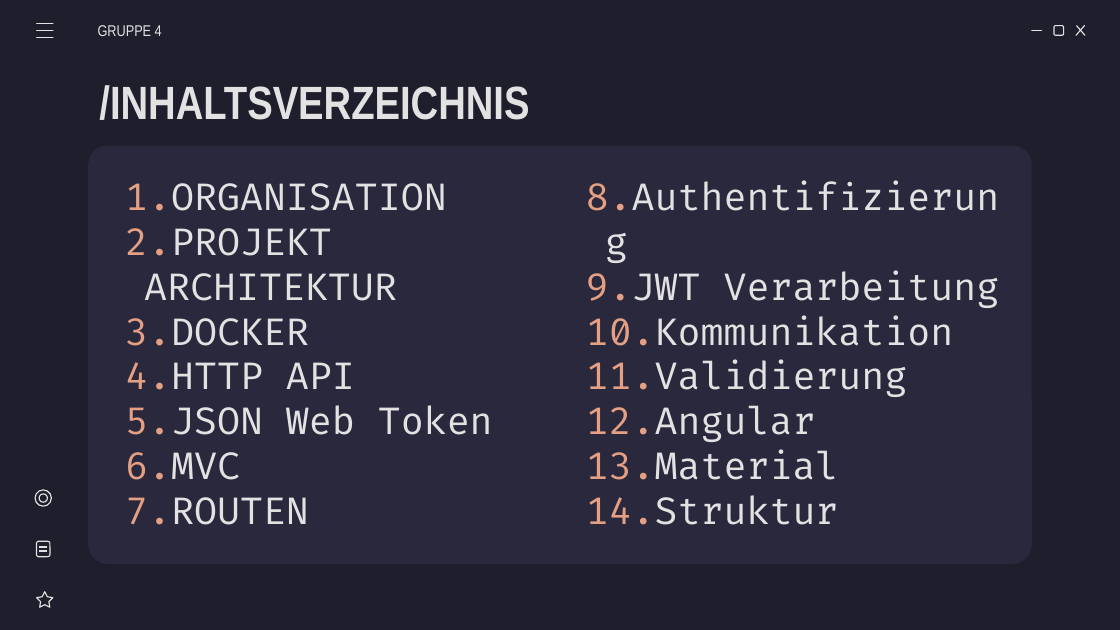
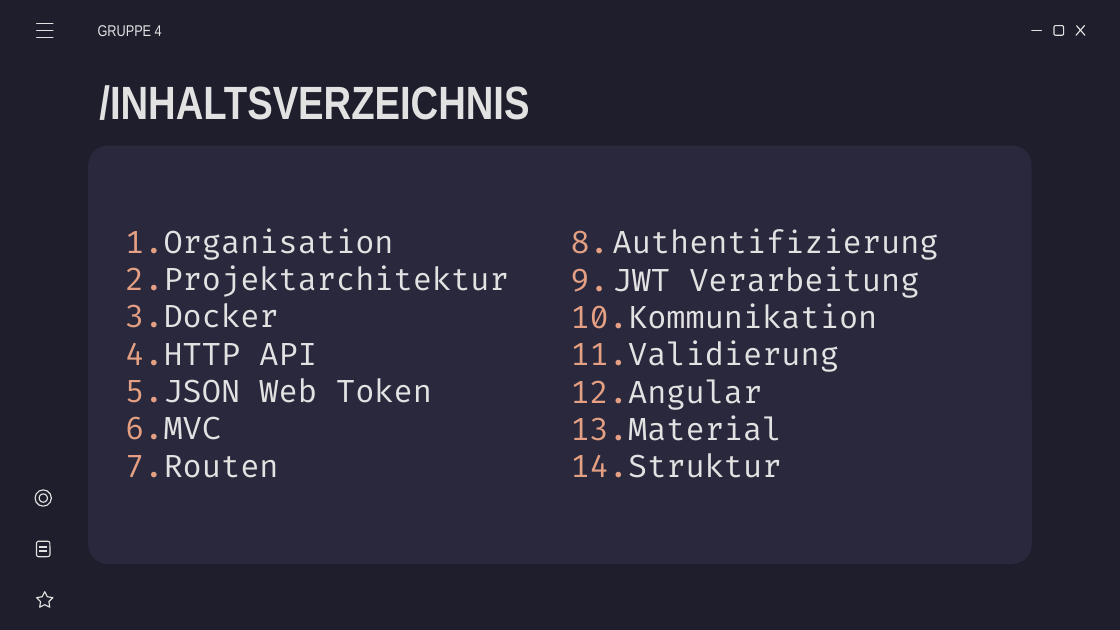
Before and after one commit to miwied/web-based-database-manager, a slide deck: slide 2 of documentation/required documents/Presentation/Webasierter Datenkbankmanager - Präsentation.pptx. Drawn at 1120x630 pixels with LibreOffice and Linux fonts; fonts in the diff are those of the drawing. Boxes give left, top, right and bottom in pixels: in the first picture for what was removed or moved away, otherwise in the second. Text is boxed around its words. In the diff, an @@ line names an element or a change of style, - is before the commit and + after.

Commit message:
updated presentation

```diff
--- a/documentation/required documents/Presentation/Webasierter Datenkbankmanager - Präsentation.pptx
+++ b/documentation/required documents/Presentation/Webasierter Datenkbankmanager - Präsentation.pptx
@@ text "Organisation" at (125,228,508,478): columns 2 to 1 @@
@@ text at (125,228,508,328): text changed; size 24 to 20 pt @@
-1. ORGANISATION
-2. PROJEKT ARCHITEKTUR
-3. DOCKER
+1. Organisation
+2. Projektarchitektur
+3. Docker
@@ text added at (571,228,939,478), 20 pt, text #E2E2E2 @@
+8. Authentifizierung
+9. JWT Verarbeitung
+10. Kommunikation
+11. Validierung
+12. Angular
+13. Material
+14. Struktur
@@ text at (125,343,432,440): size 24 to 20 pt in "HTTP API", "JSON Web Token", "MVC" @@
@@ text at (125,455,278,478): text changed; size 24 to 20 pt @@
-7. ROUTEN
-8. Authentifizierung
-9. JWT Verarbeitung
-10. Kommunikation
-11. Validierung
-12. Angular
-13. Material
-14. Struktur
+7. Routen
```
Also in this commit, not shown: 8 other slides changed.
